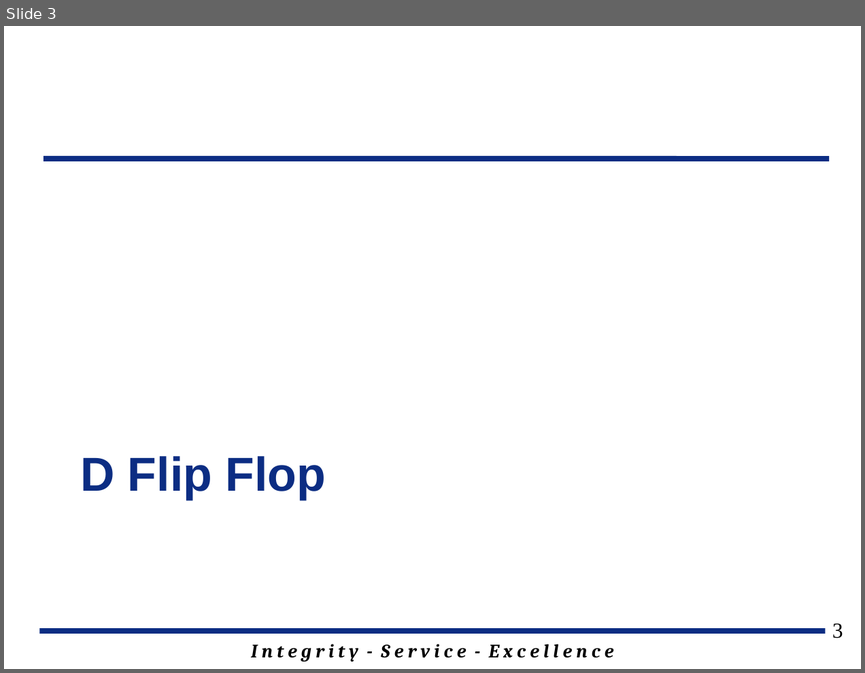
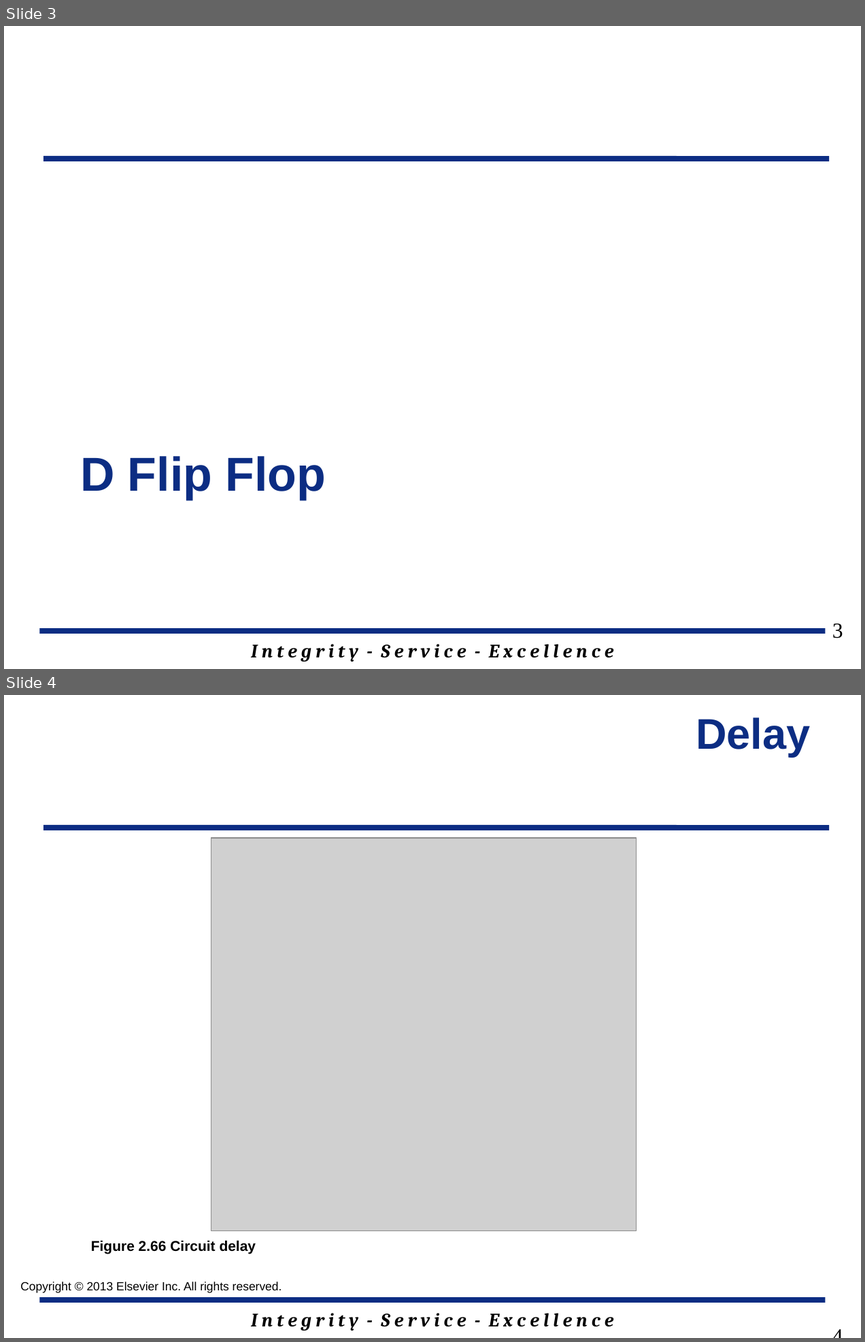
Before and after one commit to jfalkinburg/ECE383_web, a slide deck: lecture/slides/ECE_383_Lec9.pptx. Shown one above the other, each under a label of ours: slide 3 before the commit, slides 3 and 4 after it. The pictures are 865x673 and 865x1342 pixels, drawn with LibreOffice and Linux fonts; fonts in the diff are those of the drawing; grey boxes stand for pictures; background and template pictures are left out. Boxes give left, top, right and bottom in pixels: in the first picture for what was removed or moved away, otherwise in the second. Text is boxed around its words. In the diff, an @@ line names an element or a change of style, - is before the commit and + after.

```diff
--- a/lecture/slides/ECE_383_Lec9.pptx
+++ b/lecture/slides/ECE_383_Lec9.pptx
@@ slide 4 added at (x1=4, y1=695, x2=861, y2=1338), background #FFFFFF; not listed: 3 template elements that a slide beside it also shows @@
@@ text added at (x1=696, y1=717, x2=810, y2=757), 36 pt, text #0C2D83, bold @@
+Delay
@@ picture added at (x1=211, y1=838, x2=636, y2=1231) @@
@@ text added at (x1=91, y1=1240, x2=256, y2=1254), 12 pt, text #000000, bold @@
+Figure 2.66 Circuit delay
@@ text added at (x1=20, y1=1281, x2=282, y2=1293), 10 pt, text #000000 @@
+Copyright © 2013 Elsevier Inc. All rights reserved.
@@ page number added at (x1=652, y1=1281, x2=851, y2=1325), 18 pt, text #000000 @@
+4
```
Also in this commit, not shown: 1 slide changed, 13 other slides added, 2 slides removed, 2 other files.
